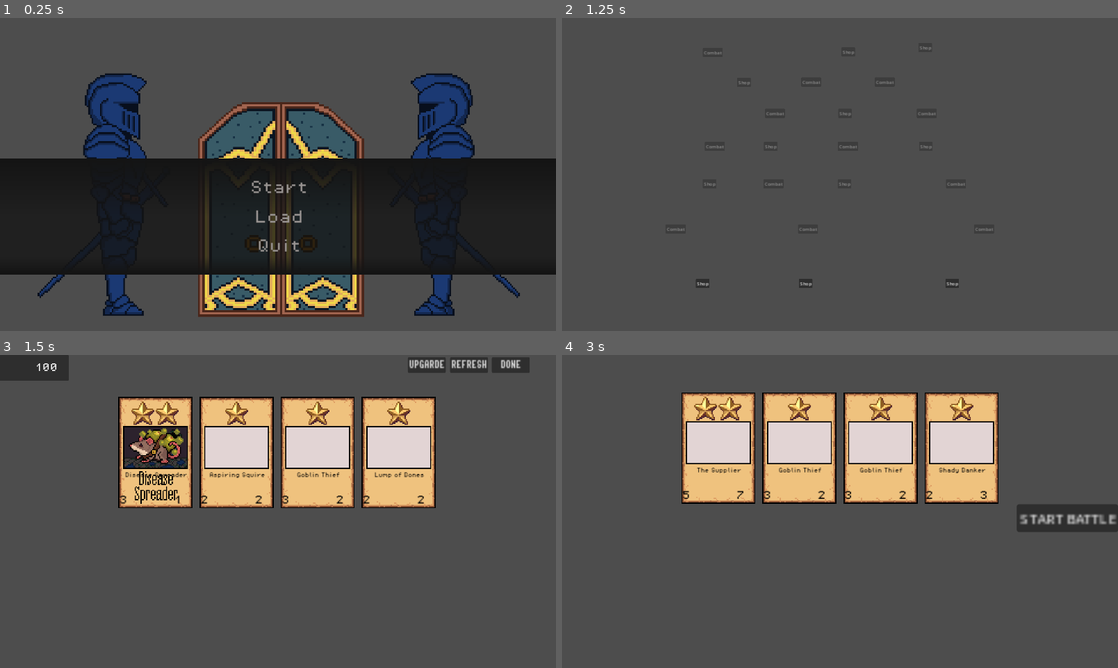
Above: before the commit, frames 1-4 (two rows, left to right).
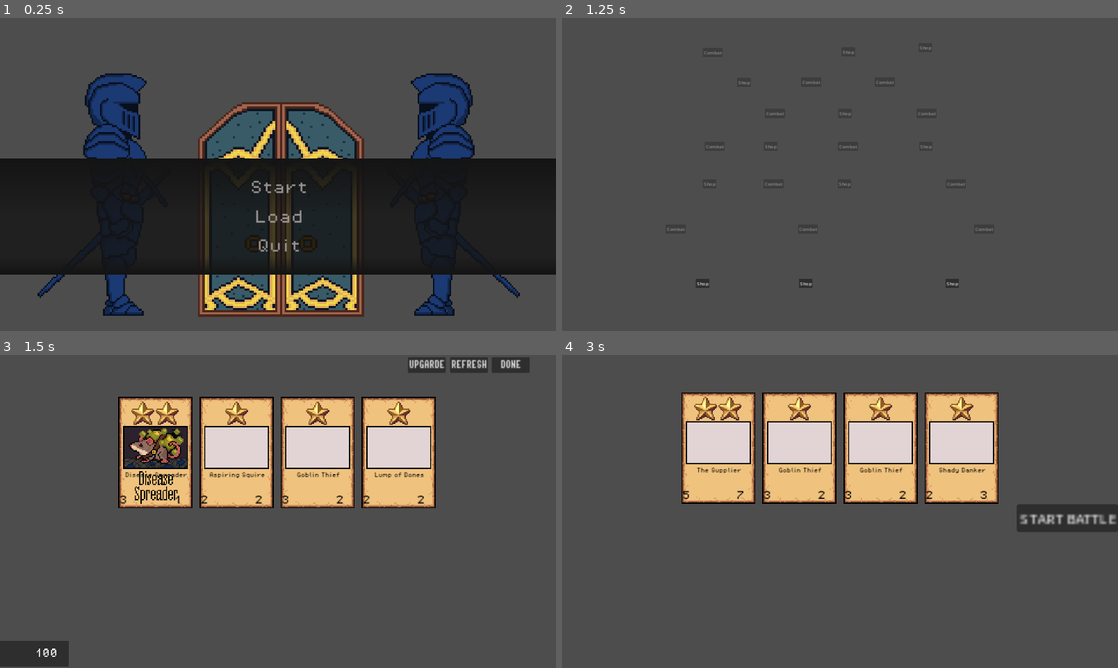
Above: after the commit, the same moments.

Repository: wenyng0526-boop/whateverproject
Game: Godot game, scene res://Scenes/main_menu.tscn
Two runs of this game, one before a commit and one after it. Both use one fixed random seed, a clock stepped at 60 frames per second and the inputs below. The engine's default icon, where the game draws it, is replaced by a stand-in: a white triangle on a blue panel in a dark square.
Inputs (mouse positions are in pixels of both pictures, inside the frame that each line leads up to):
- Up to frame 1 (0.25 s): no input
- Up to frame 2 (1.25 s): click (840, 187) at 0.5 s
- Up to frame 3 (1.5 s): click "Shop" at 1.25 s
- Up to frame 4 (3 s): click "DONE" at 2 s; click "Combat" at 2.75 s

Frames 1-2 are identical in both runs. In frame 3, 2.0% of the frame differs, in the area x 0-13%, y 0-100%; in frame 4, nothing differs.

Commit message:
added fusion animation
can still be improved (by letting the card slide into hand)

Diff:
--- a/Scenes/CardUI.tscn
+++ b/Scenes/CardUI.tscn
@@ -67,16 +67,16 @@
 
 [sub_resource type="Animation" id="Animation_2mx7q"]
 resource_name = "fusion"
-length = 0.5
+length = 0.8
 step = 0.1
 tracks/0/type = "value"
 tracks/0/imported = false
 tracks/0/enabled = true
-tracks/0/path = NodePath(".:scale")
-tracks/0/interp = 1
-tracks/0/loop_wrap = true
-tracks/0/keys = {
-"times": PackedFloat32Array(0, 0.1, 0.2, 0.4, 0.5),
+tracks/0/path = NodePath("CardVisual:scale")
+tracks/0/interp = 1
+tracks/0/loop_wrap = true
+tracks/0/keys = {
+"times": PackedFloat32Array(0, 0.2, 0.4, 0.6, 0.8),
 "transitions": PackedFloat32Array(1, 1, 1, 1, 1),
 "update": 0,
 "values": [Vector2(1, 1), Vector2(1.1, 1.1), Vector2(0.9, 0.9), Vector2(1.15, 1.15), Vector2(1, 1)]
@@ -99,8 +99,24 @@
 "values": [0.0, -0.174533, 0.0, 0.174533, 0.0, -0.0872665, 0.0, 0.0872665, 0.0, -0.0523599, 0.0]
 }
 
+[sub_resource type="Animation" id="Animation_22ihi"]
+length = 0.001
+tracks/0/type = "value"
+tracks/0/imported = false
+tracks/0/enabled = true
+tracks/0/path = NodePath("CardVisual:scale")
+tracks/0/interp = 1
+tracks/0/loop_wrap = true
+tracks/0/keys = {
+"times": PackedFloat32Array(0),
+"transitions": PackedFloat32Array(1),
+"update": 0,
+"values": [Vector2(1, 1)]
+}
+
 [sub_resource type="AnimationLibrary" id="AnimationLibrary_4eghi"]
 _data = {
+"RESET": SubResource("Animation_22ihi"),
 "attack_enemy": SubResource("Animation_2qsxy"),
 "attack_player": SubResource("Animation_2jae0"),
 "fusion": SubResource("Animation_2mx7q"),
--- a/Scenes/shop_scene.tscn
+++ b/Scenes/shop_scene.tscn
@@ -90,8 +90,9 @@
 theme_override_constants/separation = 10
 
 [node name="CurrencyUI" type="PanelContainer" parent="." node_paths=PackedStringArray("amount_label")]
+offset_top = 986.0
 offset_right = 237.0
-offset_bottom = 89.0
+offset_bottom = 1075.0
 script = ExtResource("5_nrsk7")
 amount_label = NodePath("Control/Label")
 
--- a/Scipts/card.gd
+++ b/Scipts/card.gd
@@ -13,7 +13,6 @@
 @export var attack_label: Label
 @export var health_label: Label
 @export var picture: TextureRect
-@onready var card_description: Control = $CardVisual/CardDescription
 @onready var card_visual: Control = $CardVisual
 @export var animation_player: AnimationPlayer
 
@@ -36,6 +35,8 @@
 
 @export var hover_offset: float = -30.0 # How high the card lifts when hovered
 @export var hover_duration: float = 0.15 # Speed of the animation
+
+const FUSION_Z := 3000
 
 func _ready() -> void:
 	set_card_data(card_data)
@@ -169,6 +170,63 @@
 	animation_player.play("fusion")
 	await animation_player.animation_finished
 
+func fusion_tween(other_card:CardUI):
+	card_visual.z_as_relative = false
+	other_card.card_visual.z_as_relative = false
+	card_visual.z_index = FUSION_Z + 1
+	other_card.card_visual.z_index = FUSION_Z
+
+	var visual_a: Control = card_visual
+	var visual_b: Control = other_card.card_visual
+	# Find the midpoint between the two card visuals.
+	var midpoint: Vector2 = get_viewport_rect().size / 2.0
+	var target_a: Vector2 = midpoint - visual_a.size / 2.0
+	var target_b: Vector2 = midpoint - visual_b.size / 2.0
+
+	target_a.x -= 35.0
+	target_b.x += 35.0
+	# Make scaling happen around each card's center.
+	visual_a.pivot_offset = visual_a.size / 2.0
+	visual_b.pivot_offset = visual_b.size / 2.0
+
+	# Move and shrink both visuals at the same time.
+	var tween_a := create_tween()
+	tween_a.set_parallel(true)
+	tween_a.set_trans(Tween.TRANS_CUBIC)
+	tween_a.set_ease(Tween.EASE_IN)
+
+	tween_a.tween_property(
+		visual_a, "global_position", target_a, 0.4
+	)
+	tween_a.tween_property(visual_a, "scale", Vector2(0.7, 0.7), 0.4)
+
+	var tween_b := other_card.create_tween()
+	tween_b.set_parallel(true)
+	tween_b.set_trans(Tween.TRANS_CUBIC)
+	tween_b.set_ease(Tween.EASE_IN)
+
+	tween_b.tween_property(
+		visual_b, "global_position", target_b, 0.4
+	)
+	tween_b.tween_property(visual_b, "scale", Vector2(0.7, 0.7), 0.4)
+
+	await tween_a.finished
+	await tween_b.finished
+
+	var absorb_tween := other_card.create_tween()
+	absorb_tween.set_parallel(true)
+	absorb_tween.set_trans(Tween.TRANS_CUBIC)
+	absorb_tween.set_ease(Tween.EASE_IN)
+
+	absorb_tween.tween_property(
+		visual_b, "scale", Vector2.ZERO, 0.25
+	)
+	absorb_tween.tween_property(
+		visual_b, "modulate:a", 0.0, 0.25
+	)
+	await absorb_tween.finished
+
+
 func trigger_attack_hit() -> void:
 	attack_hit.emit()
 
--- a/Scipts/shop_manager.gd
+++ b/Scipts/shop_manager.gd
@@ -76,8 +76,57 @@
 	GameState.hand_cards.append(new_card)
 	card.queue_free()
 	print("Bought ", card.card_data.name, " | coins left: ", GameState.currency)
-	GameState.check_for_duplicate()
 	refresh_hand()
+	await get_tree().process_frame
+	await check_for_duplicate_animated()
+
+func check_for_duplicate_animated() -> void:
+	while true:
+		var index_a := -1
+		var index_b := -1
+		# Find two matching cards in GameState.
+		for i in range(GameState.hand_cards.size()):
+			for j in range(i + 1, GameState.hand_cards.size()):
+				var card_a = GameState.hand_cards[i]
+				var card_b = GameState.hand_cards[j]
+
+				if card_a.name == card_b.name \
+				and card_a.fusion_tier == card_b.fusion_tier:
+					index_a = i
+					index_b = j
+					break
+
+			if index_a != -1:
+				break
+		# No more matching pairs.
+		if index_a == -1:
+			break
+		 # Find the UI cards belonging to those exact resources.
+		var visual_a: CardUI = null
+		var visual_b: CardUI = null
+
+		for child in hand_container.get_children():
+			if child is CardUI:
+				if child.card_data == GameState.hand_cards[index_a]:
+					visual_a = child
+				elif child.card_data == GameState.hand_cards[index_b]:
+					visual_b = child
+		# Avoid trying to animate cards that aren't on screen.
+		if visual_a == null or visual_b == null:
+			push_warning("Could not find both card visuals for fusion.")
+			break
+
+		await visual_a.fusion_tween(visual_b)
+
+		GameState.fuse_cards(index_a, index_b)
+		visual_a.set_card_data(visual_a.card_data)
+
+		await visual_a.play_fusion_animation()
+
+		await get_tree().create_timer(0.3).timeout
+
+		refresh_hand()
+		await get_tree().process_frame
 
 #---------------------hand deck pro max--------------------------#
 func refresh_hand() -> void:
Not shown: 1 places in Scenes/CardUI.tscn that only renumber resources
Not shown: 1 places in Scenes/main_menu.tscn that only renumber resources
